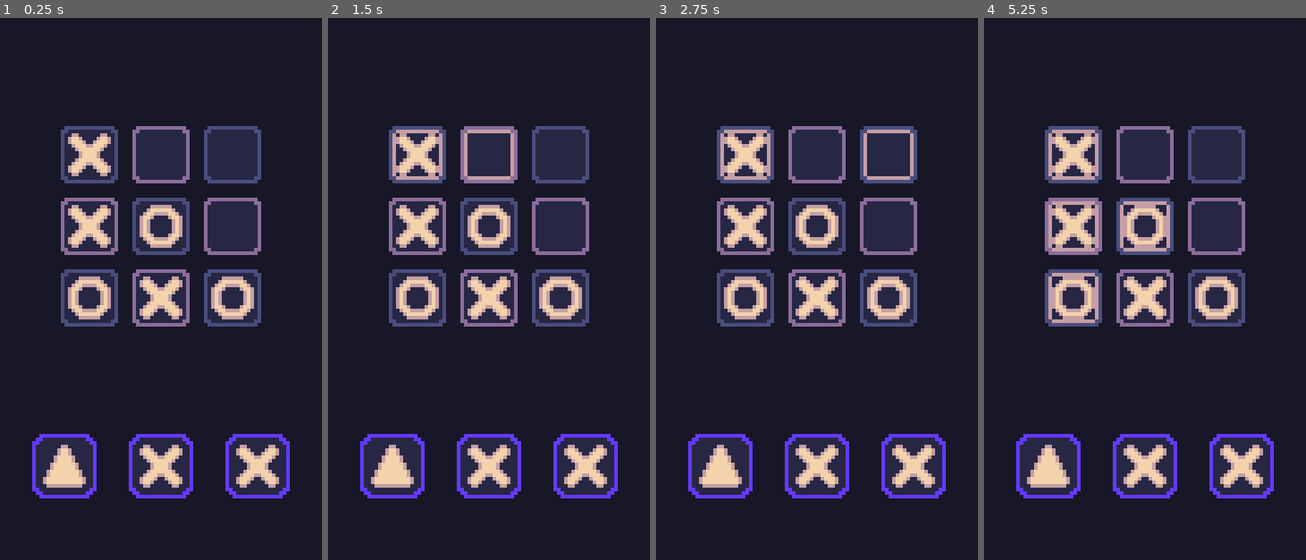
Above: before the commit, frames 1-4 (left to right).
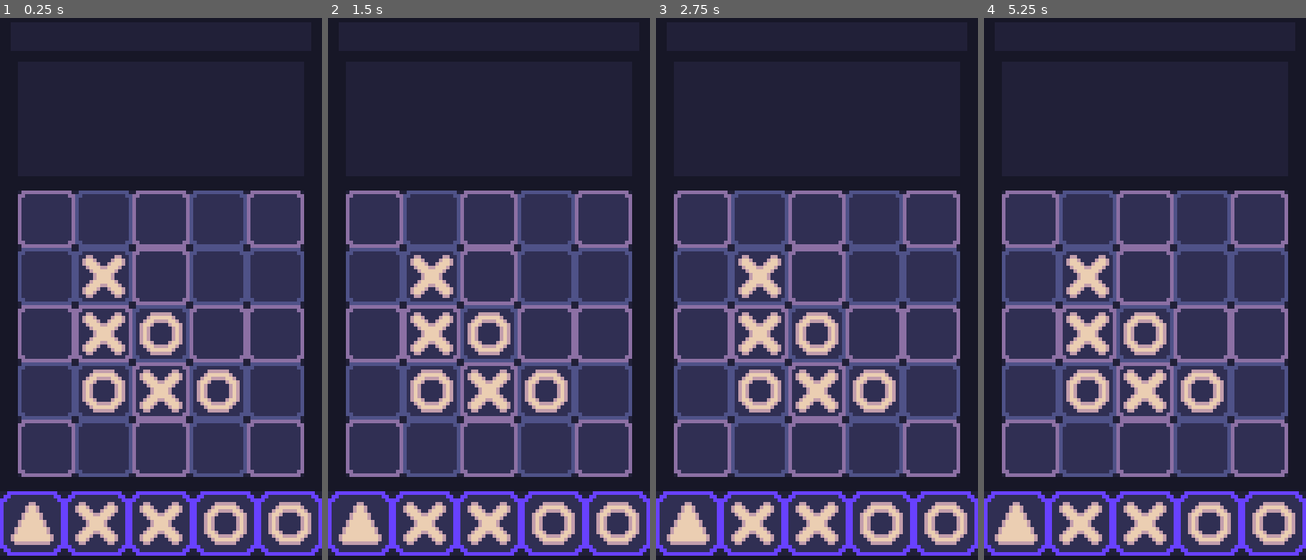
Above: after the commit, the same moments.

Repository: CasualShrub/TacTic
Game: Godot game, scene res://Scenes/DefaultScene.tscn
Same seed, same stepped clock (60 frames per second), same inputs: the game is played once before the commit and once after it.
Inputs (mouse positions are in pixels of both pictures, inside the frame that each line leads up to):
- Up to frame 1 (0.25 s): no input
- Up to frame 2 (1.5 s): tap Enter at 0.5 s; drag from (418, 153) to (489, 223) at 0.52 s; tap Space at 1.25 s; drag from (489, 153) to (418, 223) at 1.27 s
- Up to frame 3 (2.75 s): tap Enter at 2 s; move the mouse to (887, 153) at 2.02 s; click (887, 153) at 2.1 s
- Up to frame 4 (5.25 s): tap Space at 2.75, 4.25 s; drag from (1074, 223) to (1215, 153) at 2.77 s; tap Enter at 3.5 s; drag from (1145, 223) to (1074, 299) at 3.52 s; drag from (1215, 223) to (1074, 223) at 4.27 s; move the mouse to (1074, 299) at 5.02 s; click (1074, 299) at 5.1 s

The runs differ from the first frame. In frame 1, 56% of the frame differs, in the area x 0-100%, y 19-100%; in frame 2, 56%; in frame 3, 56%; in frame 4, 57%.

Commit message:
Redesigned Game UI
TileGrid is now 5x5.
CardPanel is now 5x1.
New area dedicated for character design/animation.
New area dedicated for menu items.

Diff:
--- a/TacTic/Scenes/CardPanel.tscn
+++ b/TacTic/Scenes/CardPanel.tscn
@@ -7,9 +7,15 @@
 script = ExtResource("1_kg202")
 
 [node name="Card1" parent="." instance=ExtResource("1_bl6jn")]
-position = Vector2(-27, 0)
+position = Vector2(-36, 0)
 
 [node name="Card2" parent="." instance=ExtResource("1_bl6jn")]
+position = Vector2(-18, 0)
 
 [node name="Card3" parent="." instance=ExtResource("1_bl6jn")]
-position = Vector2(27, 0)
+
+[node name="Card4" parent="." instance=ExtResource("1_bl6jn")]
+position = Vector2(18, 0)
+
+[node name="Card5" parent="." instance=ExtResource("1_bl6jn")]
+position = Vector2(36, 0)
--- a/TacTic/Scenes/DefaultScene.tscn
+++ b/TacTic/Scenes/DefaultScene.tscn
@@ -13,9 +13,37 @@
 offset_bottom = 160.0
 mouse_filter = 2
 color = Color(0.0901961, 0.0901961, 0.152941, 1)
+metadata/_edit_lock_ = true
 
 [node name="TileGrid" parent="." instance=ExtResource("1")]
-position = Vector2(45, 60)
+position = Vector2(45, 90)
 
 [node name="CardPanel" parent="." instance=ExtResource("3_i44po")]
-position = Vector2(45, 127)
+position = Vector2(45, 143)
+
+[node name="DesignSpace" type="ColorRect" parent="."]
+offset_left = 5.0
+offset_top = 14.0
+offset_right = 85.0
+offset_bottom = 46.0
+color = Color(0.603922, 0.560784, 1, 0.0784314)
+
+[node name="MenuSpace" type="ColorRect" parent="."]
+offset_left = 3.0
+offset_top = 3.0
+offset_right = 87.0
+offset_bottom = 11.0
+color = Color(0.603922, 0.560784, 1, 0.0784314)
+
+[node name="GridSpace" type="ColorRect" parent="."]
+offset_left = 5.0
+offset_top = 50.0
+offset_right = 85.0
+offset_bottom = 130.0
+color = Color(0.603922, 0.560784, 1, 0.0784314)
+
+[node name="CardSpace" type="ColorRect" parent="."]
+offset_top = 134.0
+offset_right = 90.0
+offset_bottom = 152.0
+color = Color(0.603922, 0.560784, 1, 0.0784314)
--- a/TacTic/Scenes/TileGrid.tscn
+++ b/TacTic/Scenes/TileGrid.tscn
@@ -10,30 +10,78 @@
 script = ExtResource("2")
 
 [node name="Tile1" parent="." instance=ExtResource("1")]
-position = Vector2(-20, -20)
+position = Vector2(-16, -16)
 
 [node name="Tile2" parent="." instance=ExtResource("1")]
-position = Vector2(0, -20)
+position = Vector2(0, -16)
 
 [node name="Tile3" parent="." instance=ExtResource("1")]
-position = Vector2(20, -20)
+position = Vector2(16, -16)
 
 [node name="Tile4" parent="." instance=ExtResource("1")]
-position = Vector2(-20, 0)
+position = Vector2(-16, 0)
 
 [node name="Tile5" parent="." instance=ExtResource("1")]
 
 [node name="Tile6" parent="." instance=ExtResource("1")]
-position = Vector2(20, 0)
+position = Vector2(16, 0)
 
 [node name="Tile7" parent="." instance=ExtResource("1")]
-position = Vector2(-20, 20)
+position = Vector2(-16, 16)
 
 [node name="Tile8" parent="." instance=ExtResource("1")]
-position = Vector2(0, 20)
+position = Vector2(0, 16)
 
 [node name="Tile9" parent="." instance=ExtResource("1")]
-position = Vector2(20, 20)
+position = Vector2(16, 16)
+
+[node name="Tile24" parent="." instance=ExtResource("1")]
+position = Vector2(32, -32)
+
+[node name="Tile25" parent="." instance=ExtResource("1")]
+position = Vector2(16, -32)
+
+[node name="Tile17" parent="." instance=ExtResource("1")]
+position = Vector2(0, -32)
+
+[node name="Tile18" parent="." instance=ExtResource("1")]
+position = Vector2(-16, -32)
+
+[node name="Tile19" parent="." instance=ExtResource("1")]
+position = Vector2(-32, -32)
+
+[node name="Tile20" parent="." instance=ExtResource("1")]
+position = Vector2(32, -16)
+
+[node name="Tile21" parent="." instance=ExtResource("1")]
+position = Vector2(32, 0)
+
+[node name="Tile22" parent="." instance=ExtResource("1")]
+position = Vector2(32, 16)
+
+[node name="Tile23" parent="." instance=ExtResource("1")]
+position = Vector2(32, 32)
+
+[node name="Tile10" parent="." instance=ExtResource("1")]
+position = Vector2(16, 32)
+
+[node name="Tile11" parent="." instance=ExtResource("1")]
+position = Vector2(0, 32)
+
+[node name="Tile12" parent="." instance=ExtResource("1")]
+position = Vector2(-16, 32)
+
+[node name="Tile13" parent="." instance=ExtResource("1")]
+position = Vector2(-32, 32)
+
+[node name="Tile14" parent="." instance=ExtResource("1")]
+position = Vector2(-32, 16)
+
+[node name="Tile15" parent="." instance=ExtResource("1")]
+position = Vector2(-32, 0)
+
+[node name="Tile16" parent="." instance=ExtResource("1")]
+position = Vector2(-32, -16)
 
 [node name="CollisionShape2D" type="CollisionShape2D" parent="."]
 visible = false
